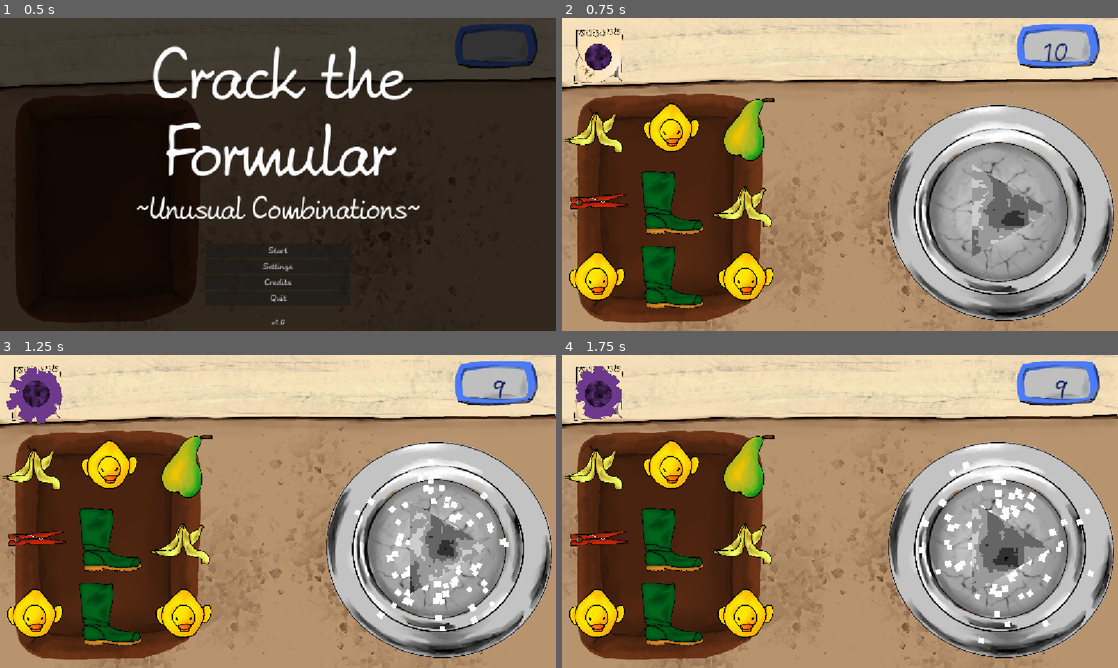
Above: before the commit, frames 1-4 (two rows, left to right).
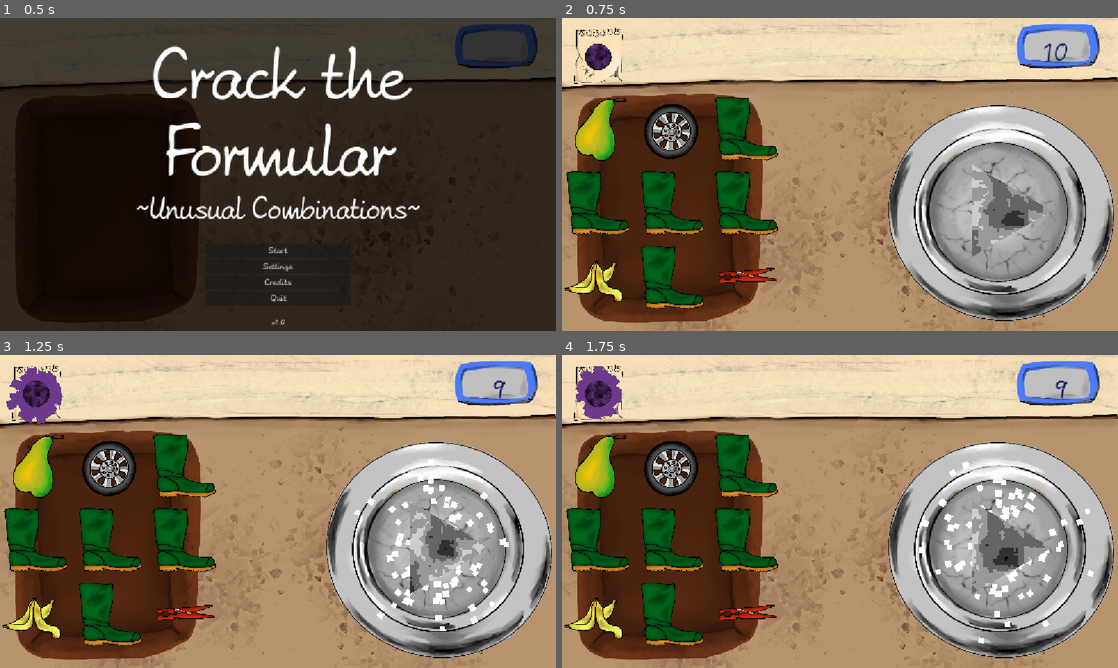
Above: after the commit, the same moments.

Repository: KIT-GameJam/Firework-Craft
Game: Godot game, scene res://gamemanager/gamemanager.tscn
Same seed, same stepped clock (60 frames per second), same inputs: the game is played once before the commit and once after it.
Inputs (mouse positions are in pixels of both pictures, inside the frame that each line leads up to):
- Up to frame 1 (0.5 s): no input
- Up to frame 2 (0.75 s): click "Start" at 0.5 s
- Up to frame 3 (1.25 s): no input
- Up to frame 4 (1.75 s): tap Enter at 1.25 s; move the mouse to (600, 392) at 1.27 s; hold D (move_right) from 1.28 s (still down); click (600, 392) at 1.42 s

Frame 1 is identical in both runs. In frame 2, 9.3% of the frame differs, in the area x 0-39%, y 25-91%; in frame 3, 9.3%; in frame 4, 9.3%.

Commit message:
add pizza ingredient

Diff:
--- /dev/null
+++ b/entities/Ingredients/pizza_ingredient.tscn
@@ -0,0 +1,15 @@
+[gd_scene load_steps=5 format=3 uid="uid://b6k0ge2uyxh01"]
+
+[ext_resource type="PackedScene" uid="uid://d5ph0vlkp1tu" path="res://entities/ingredients/abstractIngredient.tscn" id="1_wiv5i"]
+[ext_resource type="Texture2D" uid="uid://dvhfbsgnss1jl" path="res://textures/ingredients/pizza.png" id="2_xtwqe"]
+[ext_resource type="Script" uid="uid://dfnp38cb0upof" path="res://entities/ingredients/fireworkResource.gd" id="3_cl54l"]
+
+[sub_resource type="Resource" id="Resource_c50d1"]
+script = ExtResource("3_cl54l")
+size_modifier = 3
+corner_modifier = 2
+metadata/_custom_type_script = "uid://dfnp38cb0upof"
+
+[node name="Pizza" instance=ExtResource("1_wiv5i")]
+texture = ExtResource("2_xtwqe")
+resourceData = SubResource("Resource_c50d1")
--- a/levels/main_level.tscn
+++ b/levels/main_level.tscn
@@ -1,15 +1,16 @@
-[gd_scene load_steps=13 format=3 uid="uid://cyfvcuxi210mg"]
+[gd_scene load_steps=14 format=3 uid="uid://cyfvcuxi210mg"]
 
 [ext_resource type="Script" uid="uid://23td8m5q5kxt" path="res://levels/main_level.gd" id="1_ilwad"]
 [ext_resource type="Theme" uid="uid://hheneshfv1b2" path="res://ui/themes/your_theme.tres" id="1_yb8kn"]
 [ext_resource type="Texture2D" uid="uid://dql4xoxu7o26a" path="res://textures/counter.png" id="2_yb8kn"]
-[ext_resource type="PackedScene" uid="uid://bhnbko3x404ly" path="res://entities/Ingredients/banana_ingredient.tscn" id="3_wg11f"]
+[ext_resource type="PackedScene" uid="uid://bhnbko3x404ly" path="res://entities/ingredients/banana_ingredient.tscn" id="3_wg11f"]
 [ext_resource type="PackedScene" uid="uid://c03f4e3i006pp" path="res://entities/flask/flask.tscn" id="4_55n5f"]
-[ext_resource type="PackedScene" uid="uid://chy3b0lrltp2s" path="res://entities/Ingredients/boot_ingredient.tscn" id="4_ggk2x"]
-[ext_resource type="PackedScene" uid="uid://0hrn73cx62cs" path="res://entities/Ingredients/clip_ingredient.tscn" id="5_5br84"]
-[ext_resource type="PackedScene" uid="uid://cf7pp0uc3xhg4" path="res://entities/Ingredients/ducky_ingredient.tscn" id="7_arlwx"]
-[ext_resource type="PackedScene" path="res://entities/Ingredients/pear_ingredient.tscn" id="8_5br84"]
-[ext_resource type="PackedScene" uid="uid://by3x2crtpc51a" path="res://entities/Ingredients/tire_ingredient.tscn" id="8_t6wdf"]
+[ext_resource type="PackedScene" uid="uid://c3b0ii5sxk6bg" path="res://entities/ingredients/boot_ingredient.tscn" id="4_ggk2x"]
+[ext_resource type="PackedScene" uid="uid://dfgy1oledarig" path="res://entities/ingredients/clip_ingredient.tscn" id="5_5br84"]
+[ext_resource type="PackedScene" uid="uid://7vwmnpeyubxc" path="res://entities/ingredients/ducky_ingredient.tscn" id="7_arlwx"]
+[ext_resource type="PackedScene" uid="uid://v4ji6exn8ngp" path="res://entities/ingredients/pear_ingredient.tscn" id="8_5br84"]
+[ext_resource type="PackedScene" uid="uid://by3x2crtpc51a" path="res://entities/ingredients/tire_ingredient.tscn" id="8_t6wdf"]
+[ext_resource type="PackedScene" uid="uid://b6k0ge2uyxh01" path="res://entities/ingredients/pizza_ingredient.tscn" id="9_arlwx"]
 
 [sub_resource type="StyleBoxEmpty" id="StyleBoxEmpty_43k3a"]
 
@@ -28,7 +29,7 @@
 size_flags_vertical = 3
 theme = ExtResource("1_yb8kn")
 script = ExtResource("1_ilwad")
-ingredient_scenes = Array[PackedScene]([ExtResource("3_wg11f"), ExtResource("4_ggk2x"), ExtResource("5_5br84"), ExtResource("7_arlwx"), ExtResource("8_t6wdf"), ExtResource("8_5br84")])
+ingredient_scenes = Array[PackedScene]([ExtResource("3_wg11f"), ExtResource("4_ggk2x"), ExtResource("5_5br84"), ExtResource("7_arlwx"), ExtResource("8_t6wdf"), ExtResource("8_5br84"), ExtResource("9_arlwx")])
 
 [node name="TextureRect" type="TextureRect" parent="."]
 layout_mode = 1
Binary file added: textures/ingredients/pizza.png
Not shown, added: textures/ingredients/pizza.png.import
